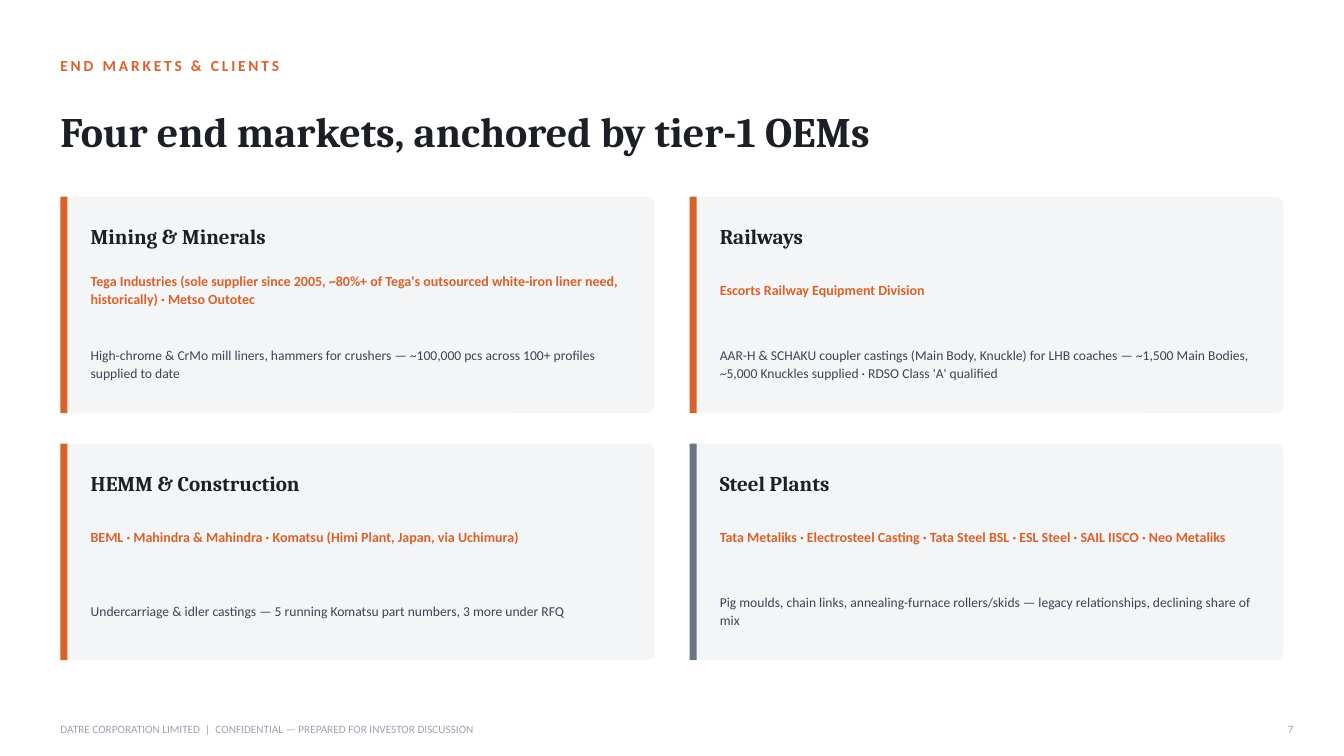
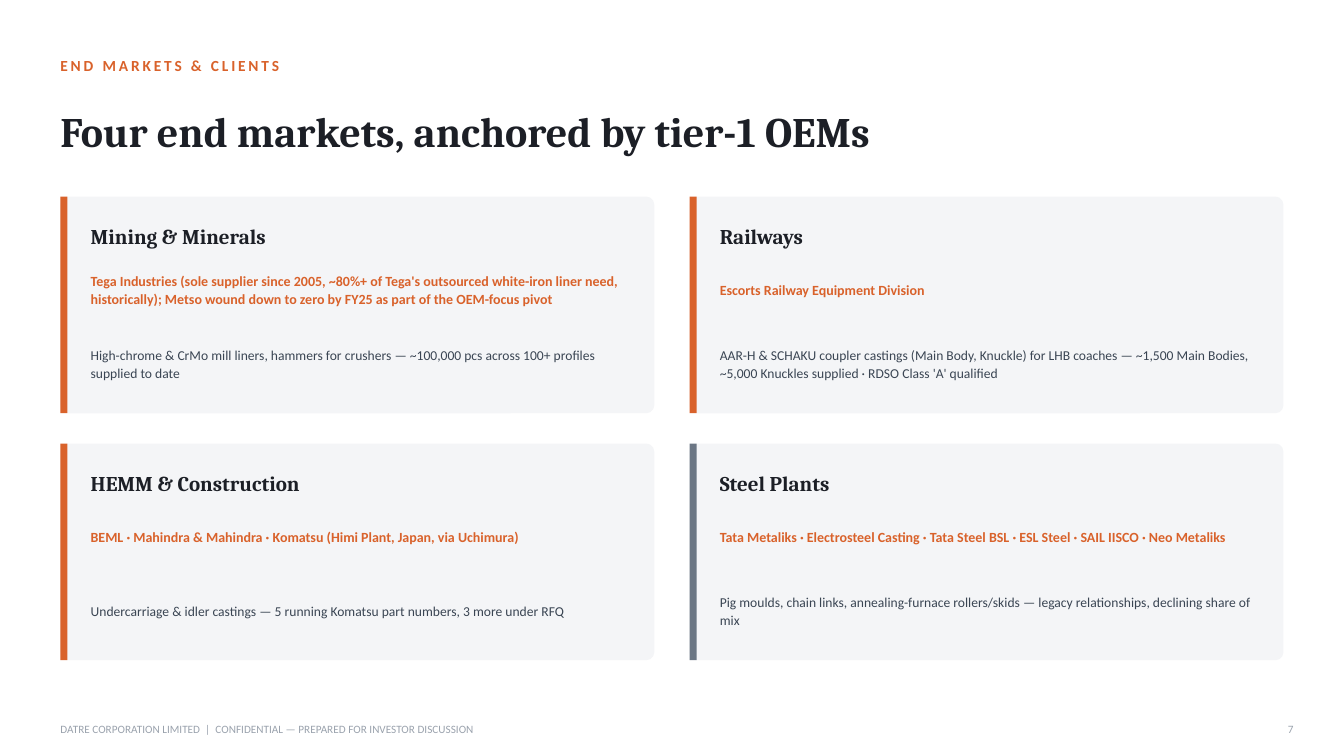
Before and after one commit to indutta/google-drive, a slide deck: slide 7 of investor-pitch/Datre_Corporation_Investor_Pitch.pptx. Drawn at 1344x756 pixels with LibreOffice and Linux fonts; fonts in the diff are those of the drawing. Boxes give left, top, right and bottom in pixels: in the first picture for what was removed or moved away, otherwise in the second. Text is boxed around its words. In the diff, an @@ line names an element or a change of style, - is before the commit and + after.

```diff
--- a/investor-pitch/Datre_Corporation_Investor_Pitch.pptx
+++ b/investor-pitch/Datre_Corporation_Investor_Pitch.pptx
@@ text at [91, 276, 618, 307]: text changed @@
-Tega Industries (sole supplier since 2005, ~80%+ of Tega's outsourced white-iron liner need, historically) · Metso Outotec
+Tega Industries (sole supplier since 2005, ~80%+ of Tega's outsourced white-iron liner need, historically); Metso wound down to zero by FY25 as part of the OEM-focus pivot
```
Also in this commit, not shown: 8 other slides changed, 1 other file.
